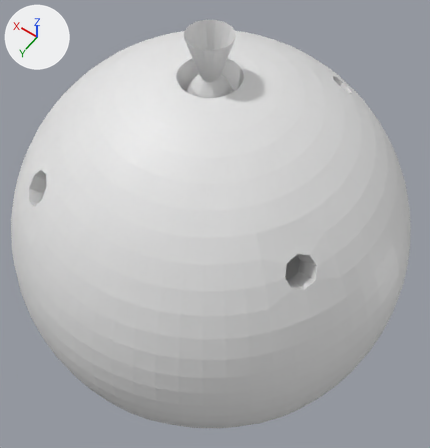
What one commit did to the FBX model MantaMadness/Assets/Models/Environment/SM_LagoonV2/SM_VolcaninoCave/VolcaninoCave_Blocking.fbx.
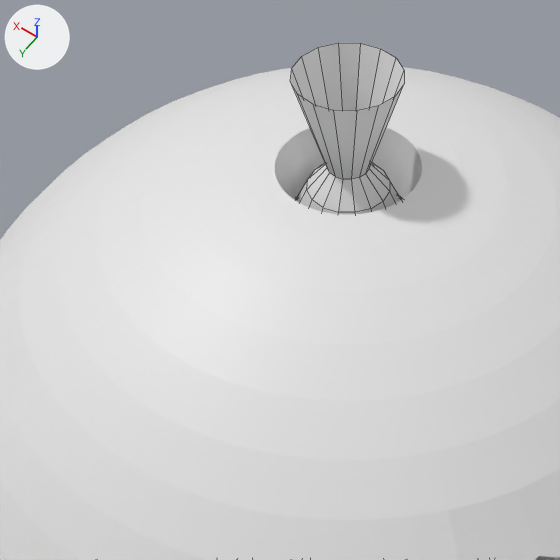
There are two pictures of each version: one whole from a 50 mm lens placed at (-1.26, 1.73, 2.79), pointed at (-0.03, 0.01, 0.08), one close up on the part from 12% to 71% of the width and 0% to 57% of the height. Every picture has the same lights, and +X, +Y and +Z are marked at upper left. The last two pictures show the newer version. The close-ups show mesh edges as thin lines. Where no turn or scale is listed for an object, it has been applied to the vertices.

Script lines for the objects in view, before the commit:
```python
me_cylinder_004 = bpy.data.meshes.new('Cylinder.004')
me_cylinder_004.from_pydata(...)  # 176 vertices, 160 faces; spans x -0.41..0.41, y -0.41..0.41, z -0.3..1.33
me_sphere_010 = bpy.data.meshes.new('Sphere.010')
me_sphere_010.from_pydata(...)  # 3948 vertices, 3968 faces; spans x -1.12..1.12, y -1.12..1.12, z -1.13..1.11
ob_cylinder_004 = bpy.data.objects.new('Cylinder.004', me_cylinder_004)
ob_cylinder_004.location = (0.0, 0.0, 0.0)
ob_sphere = bpy.data.objects.new('Sphere', me_sphere_010)
ob_sphere.location = (0.0, 0.0, -0.001)
```
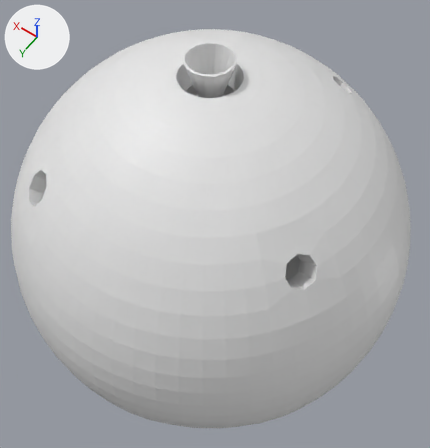
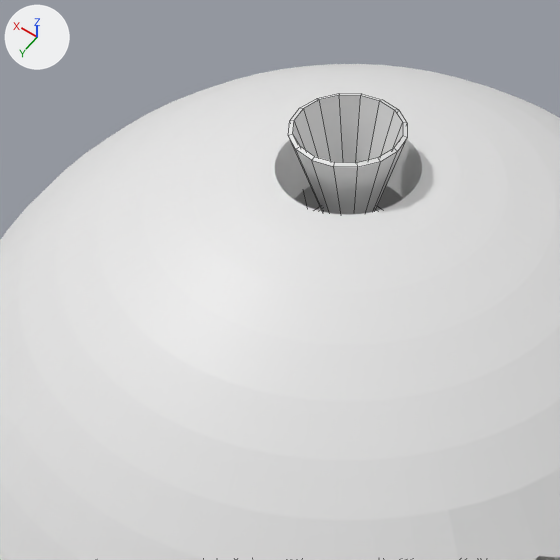
Edits to the bpy script that builds the scene:
```text
Change me_cylinder_004:
    used by ob_cylinder_004; location = (0.0, 0.0, 0.0)
    remove me_cylinder_004.from_pydata(...)  # 176 vertices, 160 faces; spans x -0.41..0.41, y -0.41..0.41, z -0.3..1.33
    add me_cylinder_004.from_pydata(...)  # 352 vertices, 338 faces; spans x -0.41..0.41, y -0.41..0.41, z -0.3..1.33
    me_cylinder_004 part 1: 32 vertices moved within x -0.41..0.41, y -0.41..0.41, z -0.3..1.07; 176 vertices added at x -0.41..0.41, y -0.41..0.41, z -0.3..1.32
Change ob_cylinder_004:
    ob_cylinder_004.location: (0.0, 0.0, 0.0) -> (0.0, 0.0, -0.118)
```

What differs and where, as boxes [x1, y1, x2, y2] in the close-ups (560 x 560 px):
'Cylinder.004', reshaped, moved
    before: [290, 43, 404, 215]
    after: [288, 93, 407, 215]
part 1 of me_cylinder_004, built on
    before: [309, 163, 402, 214]
    after: [288, 93, 407, 215]
